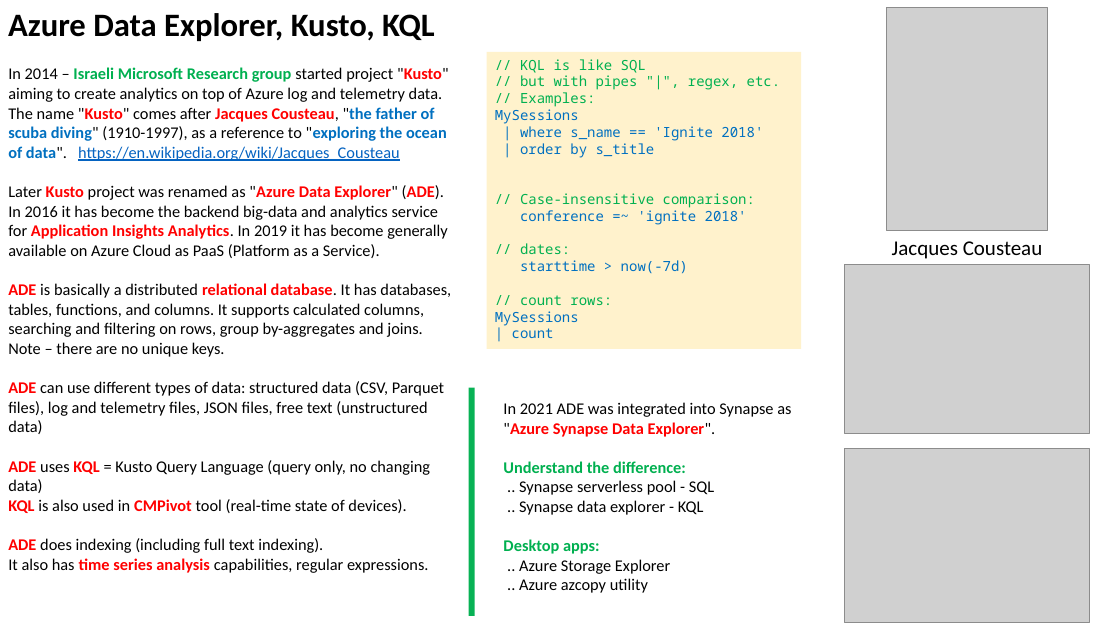
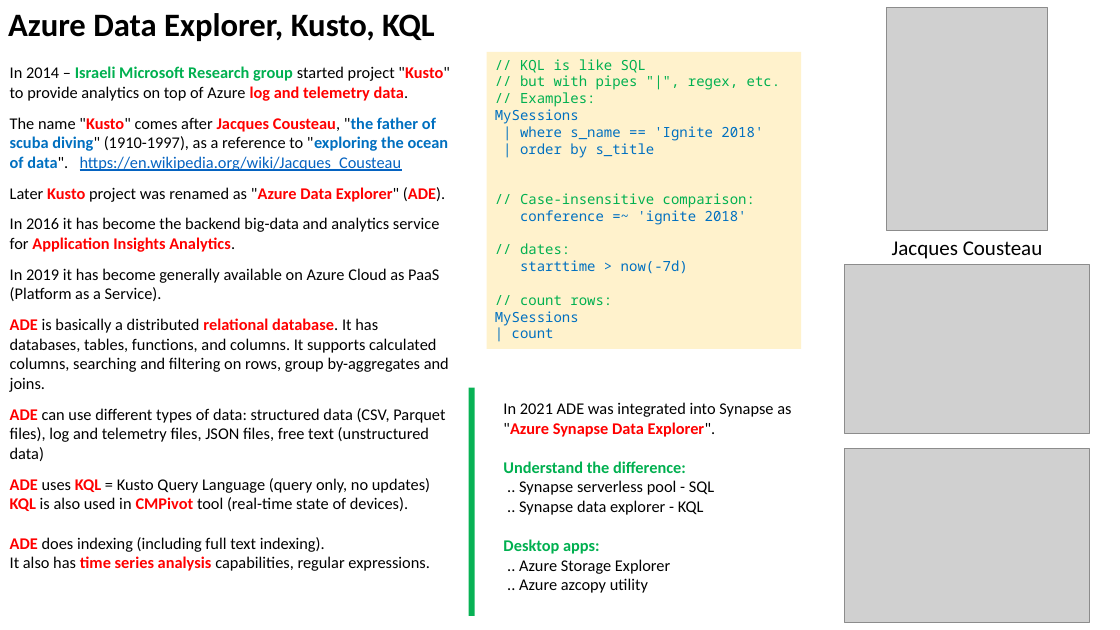
Before and after one commit to lselector/data_architect, a slide deck: slide 6 of DA_13_miscellaneous.pptx. Drawn at 1120x630 pixels with LibreOffice and Linux fonts; fonts in the diff are those of the drawing; grey boxes stand for pictures. Boxes give left, top, right and bottom in pixels: in the first picture for what was removed or moved away, otherwise in the second. Text is boxed around its words. In the diff, an @@ line names an element or a change of style, - is before the commit and + after.

```diff
--- a/DA_13_miscellaneous.pptx
+++ b/DA_13_miscellaneous.pptx
@@ text at (10,66,450,101): text changed @@
-In 2014 – Israeli Microsoft Research group started project "Kusto" aiming to create analytics on top of Azure log and telemetry data.
+In 2014 – Israeli Microsoft Research group started project "Kusto" to provide analytics on top of Azure log and telemetry data.
@@ text at (10,217,449,392): text changed @@
-In 2016 it has become the backend big-data and analytics service for Application Insights Analytics. In 2019 it has become generally available on Azure Cloud as PaaS (Platform as a Service).
-ADE is basically a distributed relational database. It has databases, tables, functions, and columns. It supports calculated columns, searching and filtering on rows, group by-aggregates and joins. Note – there are no unique keys.
+In 2016 it has become the backend big-data and analytics service for Application Insights Analytics.
+In 2019 it has become generally available on Azure Cloud as PaaS (Platform as a Service).
+ADE is basically a distributed relational database. It has databases, tables, functions, and columns. It supports calculated columns, searching and filtering on rows, group by-aggregates and joins.
@@ text at (10,478,430,493): text changed @@
-ADE uses KQL = Kusto Query Language (query only, no changing data)
+ADE uses KQL = Kusto Query Language (query only, no updates)
```
Also in this commit, not shown: 2 other slides changed, 1 slide added.
